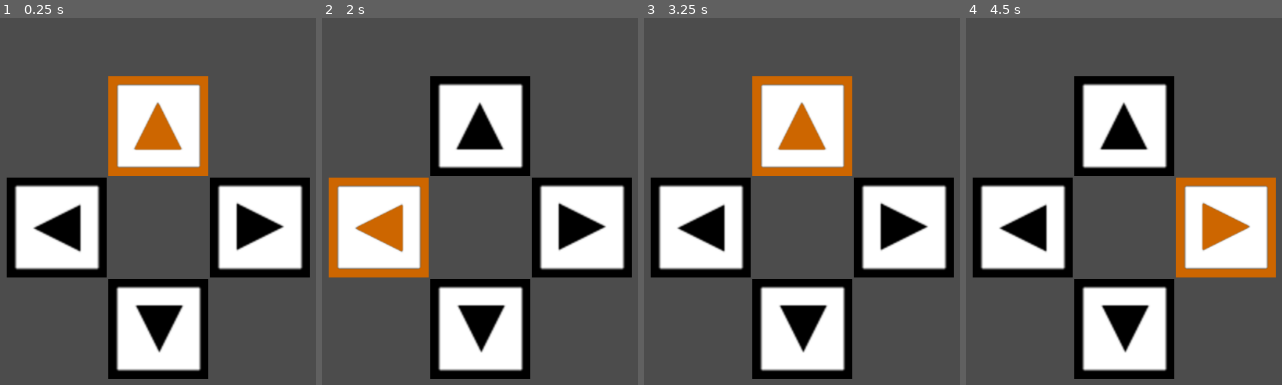
Above: before the commit, frames 1-4 (left to right).
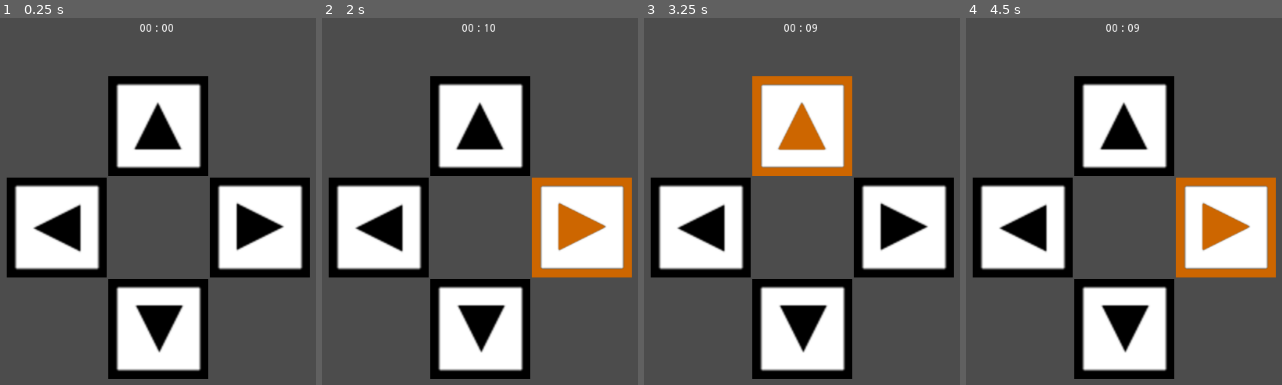
Above: after the commit, the same moments.

Repository: remmarcoux/prism
Game: Godot game, scene res://Microgames/SimonSays/SimonSays_Easy.tscn
The game is run twice, just before and just after one commit, with the same random seed, the same clock (stepped at 60 frames per second) and the same inputs. The project has no main scene, so this scene is started directly.
Inputs (mouse positions are in pixels of both pictures, inside the frame that each line leads up to):
- Up to frame 1 (0.25 s): no input
- Up to frame 2 (2 s): tap Enter (ui_accept) at 0.5, 0.77, 1.52 s; move the mouse to (outside the picture) at 0.52 s; hold Right (ui_right) 0.53-1.28 s; hold Space (ui_select) 0.53-1.28 s; click (outside the picture) at 0.67 s; move the mouse to (337, 256) at 1.27 s; hold Down (ui_down) from 1.28 s (still down); tap Space (ui_select) at 1.35 s
- Up to frame 3 (3.25 s): move the mouse to (899, 131) at 2.02 s; release Down (ui_down) at 2.03 s; hold Right (ui_right) 2.03-2.78 s; hold Space (ui_select) 2.03-2.78 s; move the mouse to (779, 326) at 2.77 s; hold Up (ui_up) from 2.78 s (still down); tap Space (ui_select) at 2.85 s; click (779, 326) at 2.92 s; tap Enter (ui_accept) at 3.02 s
- Up to frame 4 (4.5 s): tap Enter (ui_accept) at 3.5, 3.77 s; move the mouse to (outside the picture) at 3.52 s; release Up (ui_up) at 3.53 s; hold Space (ui_select) 3.53-4.28 s; hold Left (ui_left) from 3.53 s (still down); move the mouse to (outside the picture) at 4.27 s; tap Space (ui_select) at 4.35 s

The runs differ from the first frame. In frame 1, 4.0% of the frame differs, in the area x 34-67%, y 1-44%; in frame 2, 7.9%, in the area x 1-99%, y 1-71%; in frame 3, 0.1%; in frame 4, 0.1%.
Error after the commit: Attempt to call function 'parse_bbcode' in base 'null instance' on a null instance. (res://Microgames/SimonSays/SimonSaysGame.gd:11)

Commit message:
SimonSays is now a microgame

Diff:
--- a/Microgames/SimonSays/SimonSays.tscn
+++ b/Microgames/SimonSays/SimonSays.tscn
@@ -38,3 +38,16 @@
 position = Vector2( 488.47, 422.806 )
 rotation = -3.14159
 frames = SubResource( 1 )
+
+[node name="Timer" type="Label" parent="."]
+anchor_right = 1.0
+anchor_bottom = 1.0
+margin_left = 464.386
+margin_top = 30.9194
+margin_right = 500.386
+margin_bottom = 44.9194
+text = "00:00"
+align = 1
+__meta__ = {
+"_edit_use_anchors_": false
+}
--- a/Microgames/SimonSays/SimonSaysGame.gd
+++ b/Microgames/SimonSays/SimonSaysGame.gd
@@ -1,4 +1,4 @@
-extends Node2D
+extends microgame
 
 enum ESimonsaysGameState {
 	PreGame,
@@ -9,8 +9,8 @@
 	Loose,
 }
 
-export (int) var numberOfSteps:int
-export (float) var playerReactionTimeLimit:float
+export (int) var numberOfSteps : int
+export (float) var playerReactionTimeLimit : float
 export (float) var roundPauseTimer : float = 0.1
 export (float) var displayTime : float = 0.5
 
@@ -23,6 +23,8 @@
 var roundSolution : Array
 var roundDisplayTimer : float
 var roundInputTimer : float
+
+var masterTimer : float
 
 var currentIndex : int
 var currentTimer : float
@@ -31,11 +33,14 @@
 
 func _ready():
 	reset_minigame()
+
+func _start():
 	start_simon_says_round(GenerateSolution(numberOfSteps), displayTime, playerReactionTimeLimit)
 
 func _process(delta:float):
+	$Timer.text = format_time()
 	match roundState:
-		ESimonsaysGameState.PreGame : return
+		ESimonsaysGameState.PreGame : process_pregame(delta)
 		ESimonsaysGameState.SimonTurn: process_simon_round(delta)
 		ESimonsaysGameState.PlayerTurn: process_player_round(delta)
 		ESimonsaysGameState.WrongAnswer: process_wrong_answer(delta)
@@ -67,7 +72,12 @@
 	roundDisplayTimer = displayTime
 	roundInputTimer = playerReactionTime
 	roundSolution = solution
+	masterTimer = roundInputTimer
 	set_highlight(roundSolution[currentIndex])
+
+func process_pregame(delta:float):
+	if Input.is_action_pressed("ui_select"):
+		_start()
 
 func process_simon_round(delta:float):
 	if currentTimer == 0.0 && currentPauseTimer == roundPauseTimer :
@@ -97,6 +107,11 @@
 		return
 
 	currentTimer += delta
+	masterTimer -= delta
+	if masterTimer < 0:
+		emit_signal("failed")
+		return
+
 	if currentTimer >= roundInputTimer:
 		on_wrong_answer()
 		return
@@ -145,11 +160,18 @@
 
 func on_correct_answer():
 	# TODO: Positive Feedback
-	pass
+	emit_signal("completed")
 
 func update_display_from_inputs():
 	set_highlight(process_key_down())
 
+func to_double_digits(number: int) -> String:
+	return str(number) if number >= 10 else "0" + str(number)
+
+func format_time():
+	var seconds : int = masterTimer
+	var minutes : int = seconds / 60
+	return to_double_digits(minutes) + " : " + to_double_digits(seconds % 60)
 
 func set_highlight(index:int):
 		var i:int = 0
